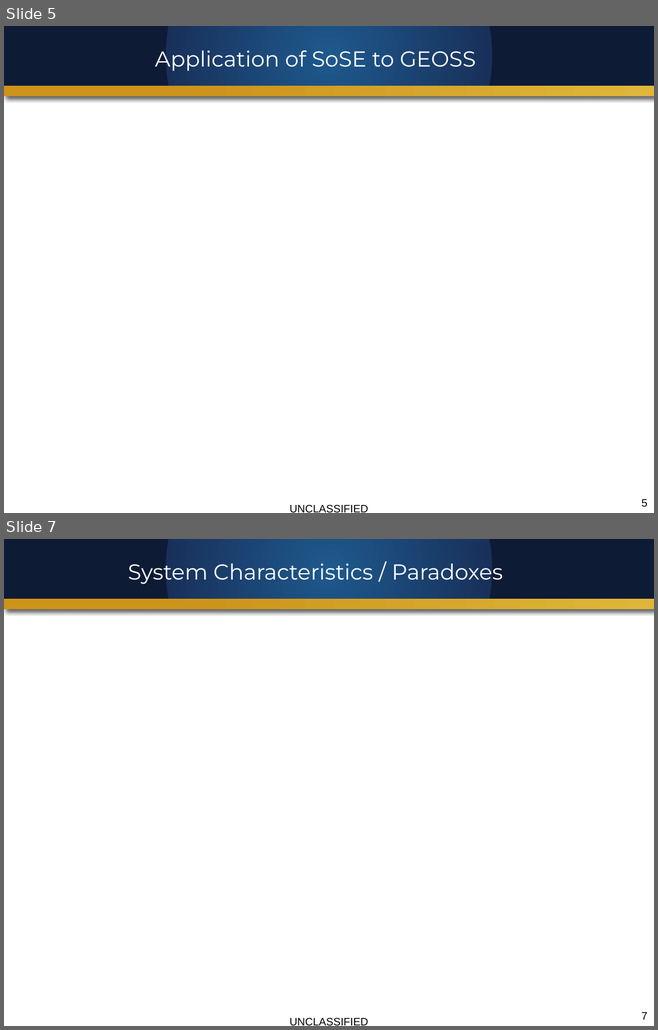
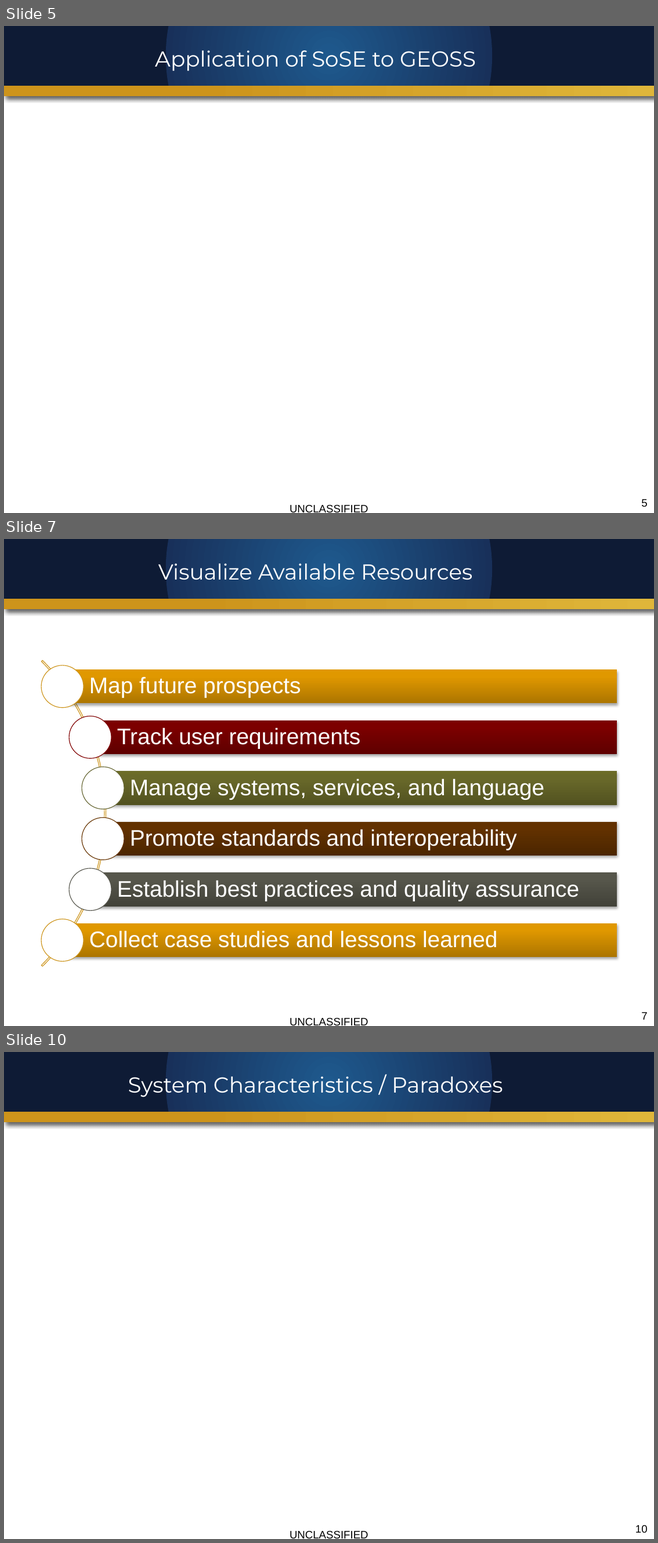
Before and after one commit to mazzas/School, a slide deck: SE4950/SoSE GEOSS Case Study.pptx. Shown one above the other, each under a label of ours: slides 5 and 7 before the commit, slides 5, 7 and 10 after it; the slides between them are not shown. The pictures are 658x1030 and 658x1543 pixels, drawn with LibreOffice and Linux fonts; fonts in the diff are those of the drawing; background and template pictures are left out. Boxes give left, top, right and bottom in pixels: in the first picture for what was removed or moved away, otherwise in the second. Text is boxed around its words. In the diff, an @@ line names an element or a change of style, - is before the commit and + after.

Commit message:
Case Study work

```diff
--- a/SE4950/SoSE GEOSS Case Study.pptx
+++ b/SE4950/SoSE GEOSS Case Study.pptx
@@ slide 7 added at (x1=4, y1=539, x2=654, y2=1026), background #FFFFFF; not listed: 5 template elements that a slide beside it also shows @@
@@ title added at (x1=158, y1=559, x2=472, y2=585), 24 pt, text #FFFFFF @@
+Visualize Available Resources
@@ group added at (x1=4, y1=597, x2=616, y2=1026): 6 rectangles, 6 texts, 6 ellipses, 1 arch (boxed as its full ring) @@
+Map future prospects
+Track user requirements
+Manage systems, services, and language
+Promote standards and interoperability
+Establish best practices and quality assurance
+Collect case studies and lessons learned
@@ page number added at (x1=641, y1=1012, x2=647, y2=1020), 12 pt, text #000000 @@
+7
@@ what was slide 7 is now slide 10 @@
@@ page number at (x1=635, y1=1525, x2=647, y2=1533): text changed @@
-7
+10
```
Also in this commit, not shown: 1 slide changed, 2 other slides added.
